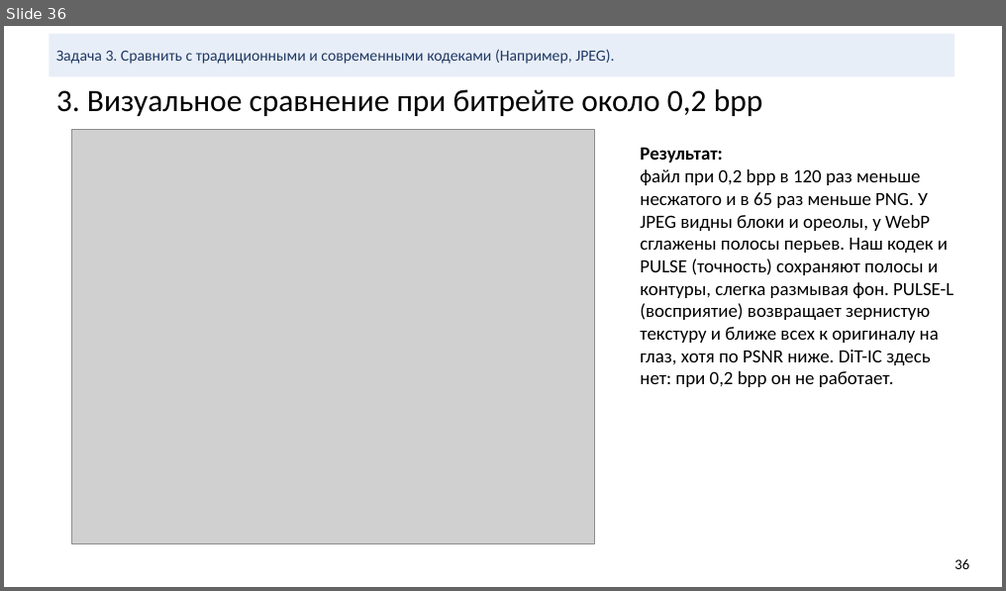
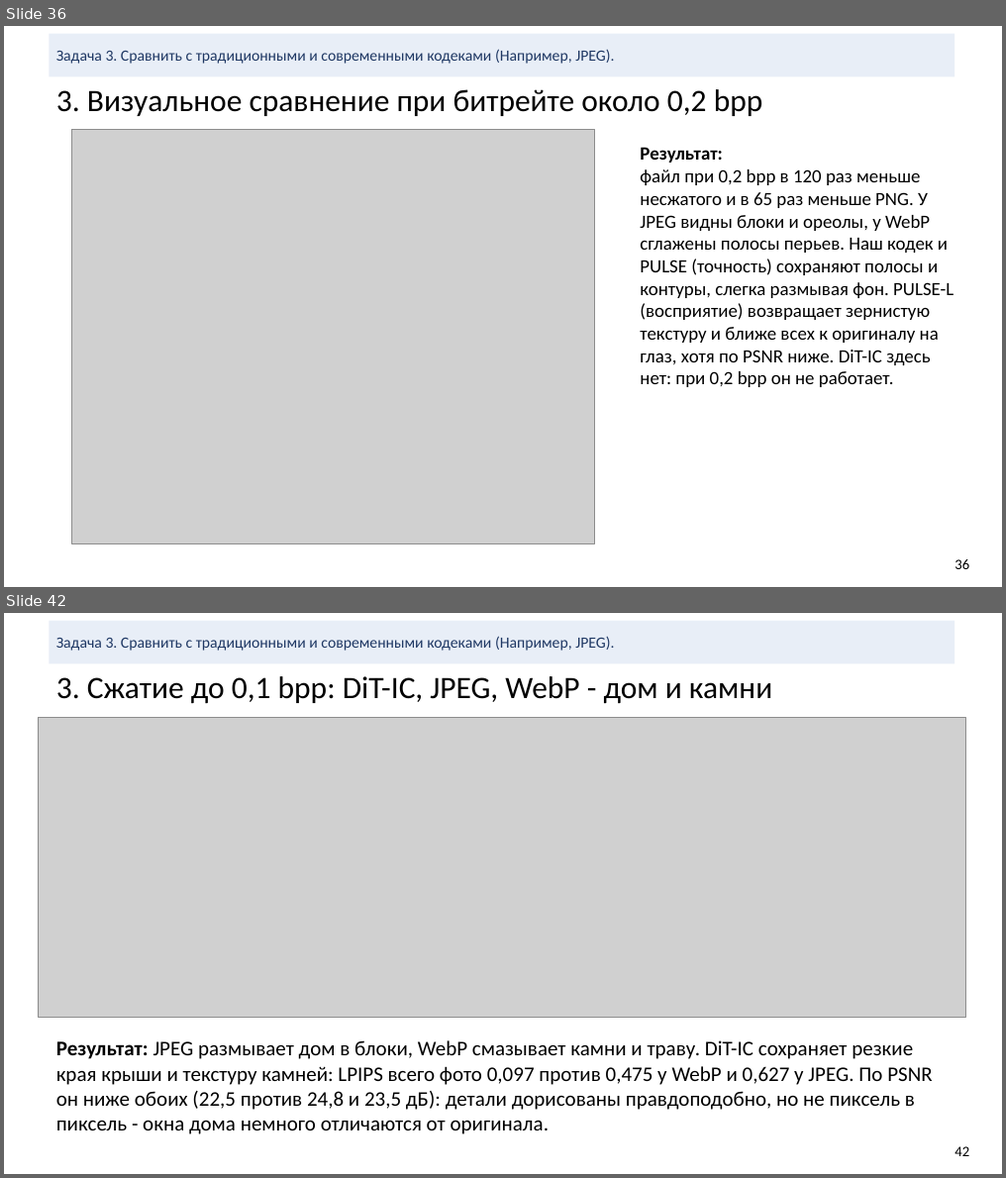
Before and after one commit to KDMCrypto/Deep-Image-Compression, a slide deck: documentation/cv-project-compression.pptx. Shown one above the other, each under a label of ours: slide 36 before the commit, slides 36 and 42 after it; the slides between them are not shown. The pictures are 1006x591 and 1006x1178 pixels, drawn with LibreOffice and Linux fonts; fonts in the diff are those of the drawing; grey boxes stand for pictures. Boxes give left, top, right and bottom in pixels: in the first picture for what was removed or moved away, otherwise in the second. Text is boxed around its words. In the diff, an @@ line names an element or a change of style, - is before the commit and + after.

Commit message:
Add the DiT-IC 0.1 bpp comparison and pick fair JPEG/WebP settings
DiT-IC becomes a four-level curve in the notebook and the slides, gets a
row in the equal-quality table and three new slides against JPEG and WebP
at about 0.1 bpp. The visual slides now give JPEG and WebP their best-PSNR
setting with a file from -15% to +5% of the reference instead of the
nearest file size. The code-list slide is removed (47 slides).

```diff
--- a/documentation/cv-project-compression.pptx
+++ b/documentation/cv-project-compression.pptx
@@ slide 42 added at bbox=[4, 613, 1002, 1174], background #FFFFFF @@
@@ rectangle added at bbox=[49, 621, 954, 663], fill #E8EEF7, 15 pt, text #1F3864 @@
+Задача 3. Сравнить с традиционными и современными кодеками (Например, JPEG).
@@ title added at bbox=[56, 676, 772, 704], 30 pt, text #000000 @@
+3. Сжатие до 0,1 bpp: DiT-IC, JPEG, WebP - дом и камни
@@ picture added at bbox=[38, 718, 966, 1017] @@
@@ text added at bbox=[56, 1041, 932, 1135], 20 pt, text #000000 @@
+Результат: JPEG размывает дом в блоки, WebP смазывает камни и траву. DiT-IC сохраняет резкие края крыши и текстуру камней: LPIPS всего фото 0,097 против 0,475 у WebP и 0,627 у JPEG. По PSNR он ниже обоих (22,5 против 24,8 и 23,5 дБ): детали дорисованы правдоподобно, но не пиксель в пиксель - окна дома немного отличаются от оригинала.
@@ text added at bbox=[954, 1147, 969, 1157], 14 pt, text #000000 @@
+42
```
Also in this commit, not shown: 12 slides changed, 2 other slides added, 1 slide removed, 18 other files.
